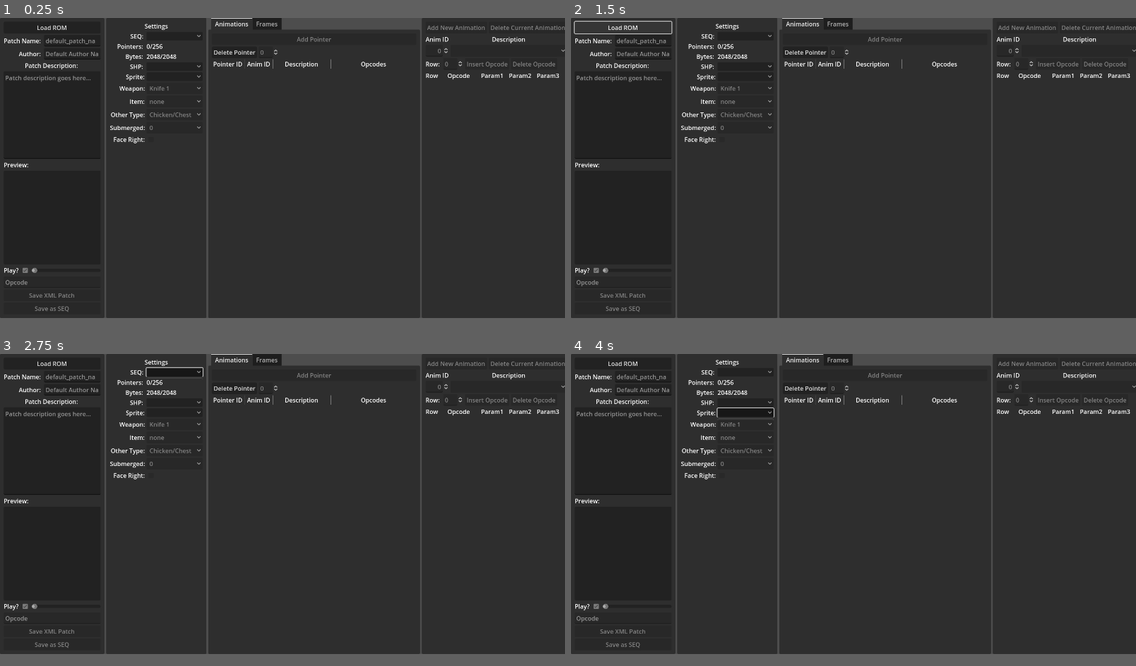
Above: before the commit, frames 1-4 (two rows, left to right).
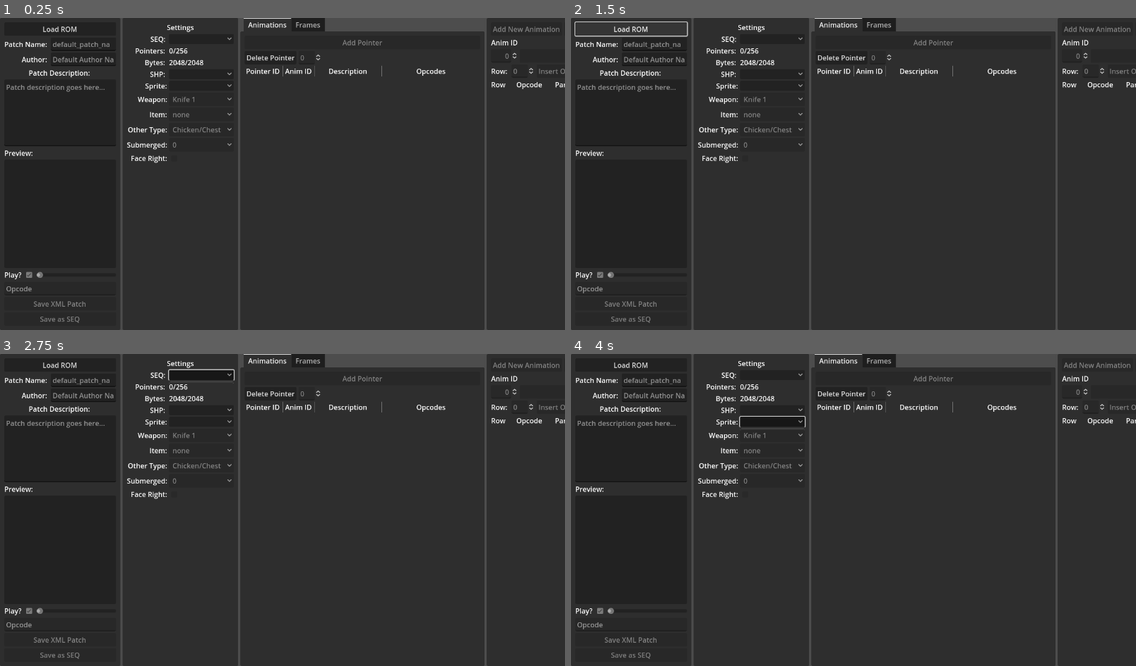
Above: after the commit, the same moments.

Repository: mrgudenheim/fftae
Game: Godot game, scene res://src/main.tscn
The game is run twice, just before and just after one commit, with the same random seed, the same clock (stepped at 60 frames per second) and the same inputs.
Inputs (mouse positions are in pixels of both pictures, inside the frame that each line leads up to; where the layout moved, square brackets give the same spot in the first picture):
- Up to frame 1 (0.25 s): no input
- Up to frame 2 (1.5 s): tap Enter at 0.5 s; move the mouse to (977, 152) at 0.52 s; tap Down (camera_down) at 0.6 s; click "Load ROM" at 1.25 s
- Up to frame 3 (2.75 s): click (203, 372) [175, 372] at 2 s
- Up to frame 4 (4 s): click (774, 407) [746, 403] at 2.75 s; click (774, 419) [746, 413] at 3.5 s
In our replay, the window is 800x426 before the commit and 800x443 after it. These sizes can differ from the game's own. Grey fills any space a smaller window leaves; there, only what the larger window draws over its background counts as a difference.

The runs differ from the first frame. In frame 1, 6.9% of the frame differs, in the area x 0-100%, y 0-100%; in frame 2, 7.1%; in frame 3, 7.1%; in frame 4, 7.0%.

Commit message:
fixed wep and eff name checks

Diff:
--- a/project.godot
+++ b/project.godot
@@ -20,8 +20,8 @@
 
 [display]
 
-window/size/viewport_width=1500
-window/size/viewport_height=800
+window/size/viewport_width=1300
+window/size/viewport_height=720
 
 [input]
 
--- a/src/file_formats/Seq.gd
+++ b/src/file_formats/Seq.gd
@@ -45,6 +45,12 @@
 				return "ARUTE.SHP"
 			"KANZEN":
 				return "KANZEN.SHP"
+			"WEP1":
+				return "WEP1.SHP"
+			"WEP2":
+				return "WEP2.SHP"
+			"EFF1":
+				return "EFF1.SHP"
 			_:
 				push_warning(file_name.to_upper() + " - Can't find associate Shp name")
 				return "TYPE1.SHP"
--- a/src/file_formats/Shp.gd
+++ b/src/file_formats/Shp.gd
@@ -98,13 +98,13 @@
 var zero_frames:Array[int] = [] # only used in wep or eff
 var section1_length:int = 0:
 	get:
-		return 0x44 if (file_name.begins_with("wep") or file_name.begins_with("eff")) else 8
+		return 0x44 if (file_name.begins_with("WEP") or file_name.begins_with("EFF")) else 8
 
 # section 2
 var frame_pointers:Array[int] = []
 var section2_length:int = 0:
 	get:
-		return 0x800 if (file_name.begins_with("wep") or file_name.begins_with("eff")) else 0x400
+		return 0x800 if (file_name.begins_with("WEP") or file_name.begins_with("EFF")) else 0x400
 
 # section 3
 var frames: Array[FrameData] = []
@@ -190,30 +190,32 @@
 	sp_extra = bytes.decode_u16(6)
 
 	# these shapes have a slightly different format
-	if (file_name.begins_with("wep") or file_name.begins_with("eff")):
+	if (file_name.begins_with("WEP") or file_name.begins_with("EFF")):
 		attack_start_index = 9999; # these types do not have a second (lower) half
 
 		var initial_offset: int = 6 # skip first bytes and unarmed
 		for index in ((section1_length - initial_offset) / 2):
-			var zero_frame:int = bytes.decode_u16(initial_offset + (index*2))
+			var zero_frame: int = bytes.decode_u16(initial_offset + (index*2))
 			zero_frames.append(zero_frame)
 
 
 	for frame_index: int in (section2_length / 4):
-		var frame_pointer:int = bytes.decode_u32(section1_length + (frame_index * 4))
+		var frame_pointer: int = bytes.decode_u32(section1_length + (frame_index * 4))
 		if frame_index > 0 and frame_pointer == 0:
 			break # skip to section 3 if no more pointers in section 2
 		frame_pointers.append(frame_pointer)
 		if has_submerged_data:
-			var frame_pointer_submerged:int = bytes.decode_u32(swim_pointer + (frame_index * 4))
+			var frame_pointer_submerged: int = bytes.decode_u32(swim_pointer + (frame_index * 4))
 			frame_pointers_submerged.append(frame_pointer_submerged)
 
 	var frame_data_start: int = section1_length + section2_length + 2
 	frames.clear()
-	for frame_pointer in frame_pointers:
-		var frame_offset:int = frame_data_start + frame_pointer
-		var num_subframes:int = 1 + (bytes.decode_u8(frame_offset) & 0b00000111)
-		var frame_length:int = 2 + (num_subframes * 4)
+	for frame_pointer: int in frame_pointers:
+		var frame_offset: int = frame_data_start + frame_pointer
+		if frame_offset >= bytes.size():
+			push_warning(str(frame_offset) + " > " + str(bytes.size()))
+		var num_subframes: int = 1 + (bytes.decode_u8(frame_offset) & 0b00000111)
+		var frame_length: int = 2 + (num_subframes * 4)
 		frames.append(_get_frame_data(bytes.slice(frame_offset, frame_offset + frame_length)))
 
 	# submerged frames
@@ -221,17 +223,17 @@
 		var frame_submerged_data_start: int = swim_pointer + section2_length + 2
 		frames_submerged.clear()
 		for frame_pointer_submerged in frame_pointers_submerged:
-			var frame_offset:int = frame_submerged_data_start + frame_pointer_submerged
-			var num_subframes:int = 1 + (bytes.decode_u8(frame_offset) & 0b00000111)
-			var frame_length:int = 2 + (num_subframes * 4)
+			var frame_offset: int = frame_submerged_data_start + frame_pointer_submerged
+			var num_subframes: int = 1 + (bytes.decode_u8(frame_offset) & 0b00000111)
+			var frame_length: int = 2 + (num_subframes * 4)
 			frames_submerged.append(_get_frame_data(bytes.slice(frame_offset, frame_offset + frame_length)))
 
 
-func _get_frame_data(bytes:PackedByteArray) -> FrameData:
+func _get_frame_data(bytes: PackedByteArray) -> FrameData:
 	var frame_data := FrameData.new()
 
 	frame_data.num_subframes = 1 + (bytes.decode_u8(0) & 0x07)
-	var y_rotation_pointer:int = (bytes.decode_u8(0) & 0xF8) >> 3
+	var y_rotation_pointer: int = (bytes.decode_u8(0) & 0xF8) >> 3
 	frame_data.y_rotation = ROTATIONS_DEGREES[y_rotation_pointer]
 	frame_data.transparency_type = (bytes.decode_u8(1) & 0x60) >> 5
 	frame_data.transparency_flag = (bytes.decode_u8(1) & 0x01) == 1
@@ -273,7 +275,7 @@
 
 	# section 1
 	# wep and eff shapes have a slightly different format
-	if (file_name.begins_with("wep") or file_name.begins_with("eff")):
+	if (file_name.begins_with("WEP") or file_name.begins_with("EFF")):
 		var initial_offset:int = 6
 
 		# skip zero bytes and unarmed
--- a/src/preview_manager.gd
+++ b/src/preview_manager.gd
@@ -376,7 +376,7 @@
 
 
 func get_animation_frame_offset(weapon_frame_offset_index:int, shp:Shp) -> int:
-	if ((shp.file_name.contains("wep") or shp.file_name.contains("eff"))
+	if ((shp.file_name.contains("WEP") or shp.file_name.contains("EFF"))
 		and shp.zero_frames.size() > 0):
 		return shp.zero_frames[weapon_frame_offset_index]
 	else:
